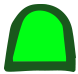
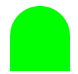
Layered file, before and after one edit (78 x 74). Changes by layer:
removed layer "Layer 2" (was 25%) over (4, 4, 76, 72)
painted on "Vector Smart Object" over (4, 4, 76, 72)
removed layer "Layer 1" over (6, 4, 72, 66)
